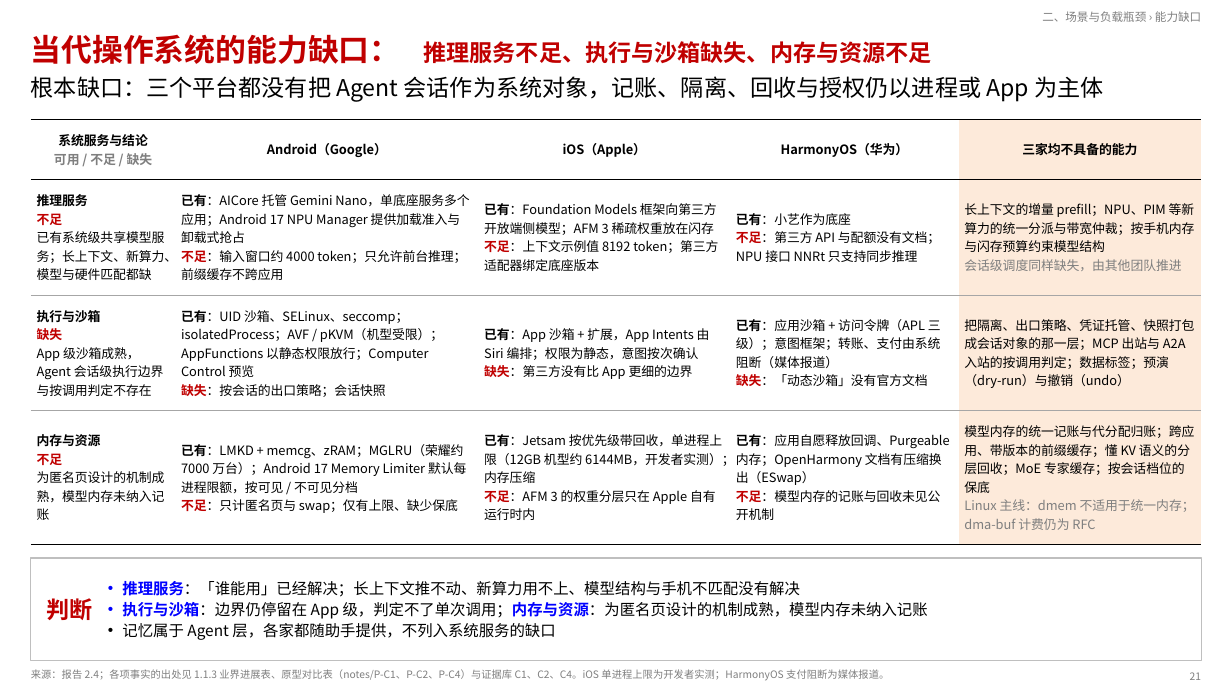
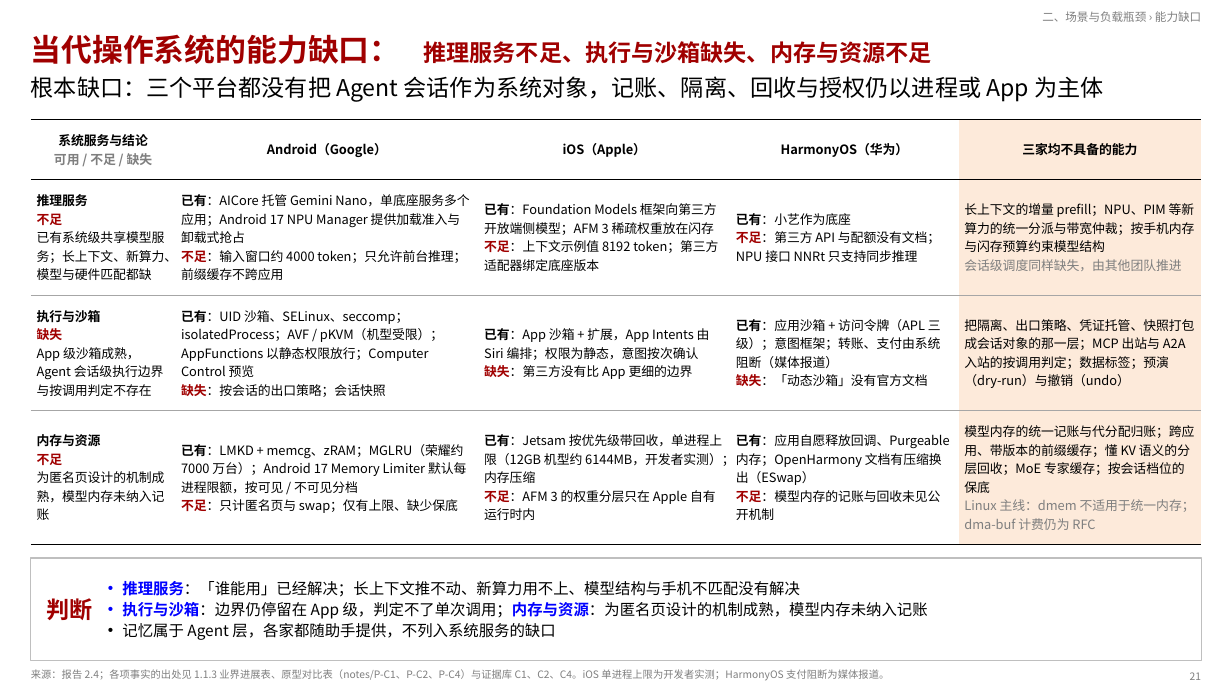
Before and after one commit to SiriusBHU/memory_system_architecture_summary, a slide deck: slide 21 of proposals/agentos-components/ppt/AgentOS三项系统服务-汇报.pptx. Drawn at 1232x693 pixels with LibreOffice and Linux fonts; fonts in the diff are those of the drawing. Boxes give left, top, right and bottom in pixels: in the first picture for what was removed or moved away, otherwise in the second. Text is boxed around its words. In the diff, an @@ line names an element or a change of style, - is before the commit and + after.

```diff
--- a/proposals/agentos-components/ppt/AgentOS三项系统服务-汇报.pptx
+++ b/proposals/agentos-components/ppt/AgentOS三项系统服务-汇报.pptx
@@ text "当代操作系统的能力缺口： 推理服务不足、执行与沙箱缺失、内存与资源不足" at (31, 34, 932, 64): text colour #C00000 to #A00000 @@
@@ table at (30, 119, 1201, 534) @@
@@ text colour #C00000 to #A00000 in "不足", "不足：输入窗口约", "不足：上下文示例值", "不足：第三方" and 8 more places @@
@@ text "判断" at (46, 598, 92, 620): text colour #C00000 to #A00000 @@
```
Also in this commit, not shown: 49 other slides changed, 58 other files.
